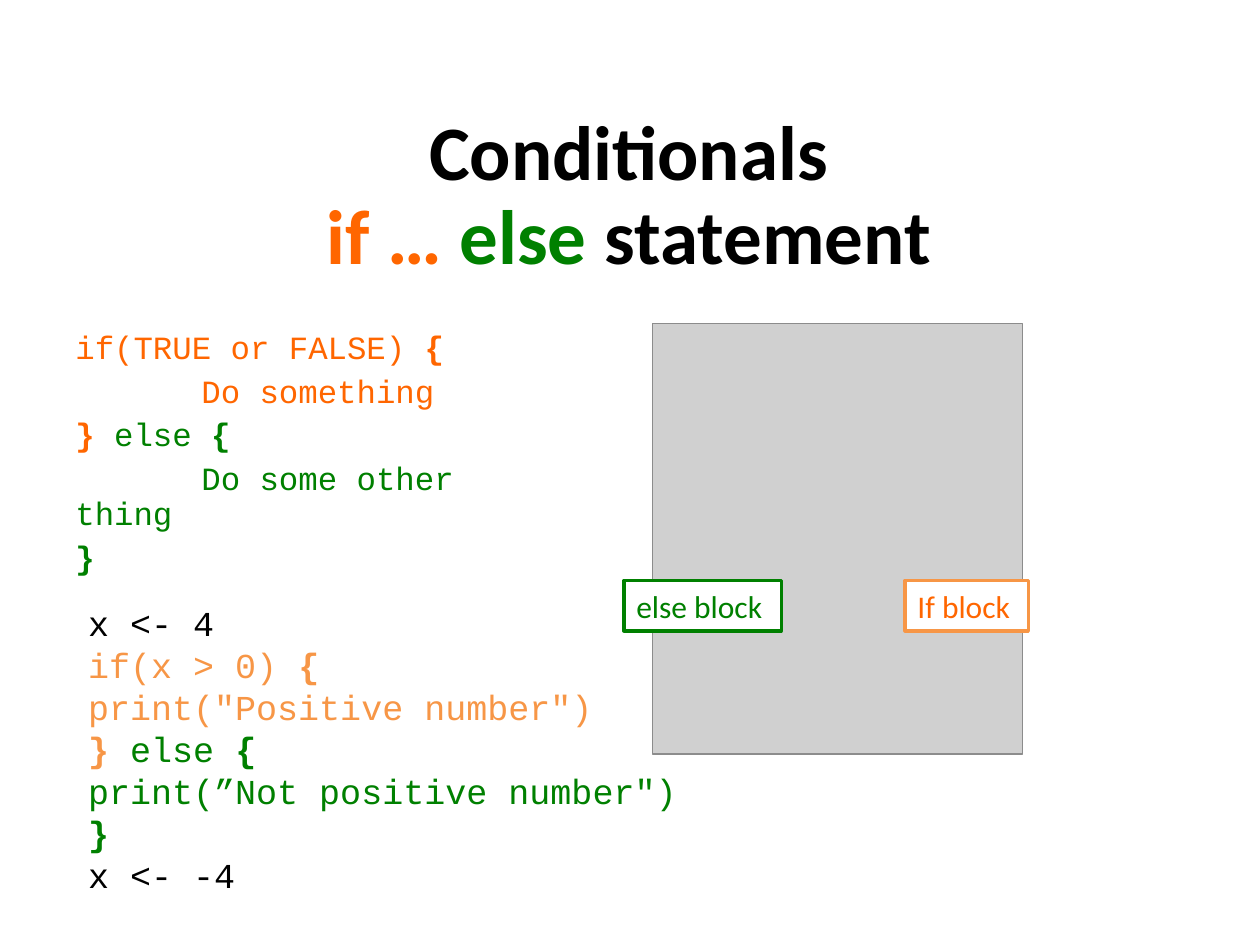
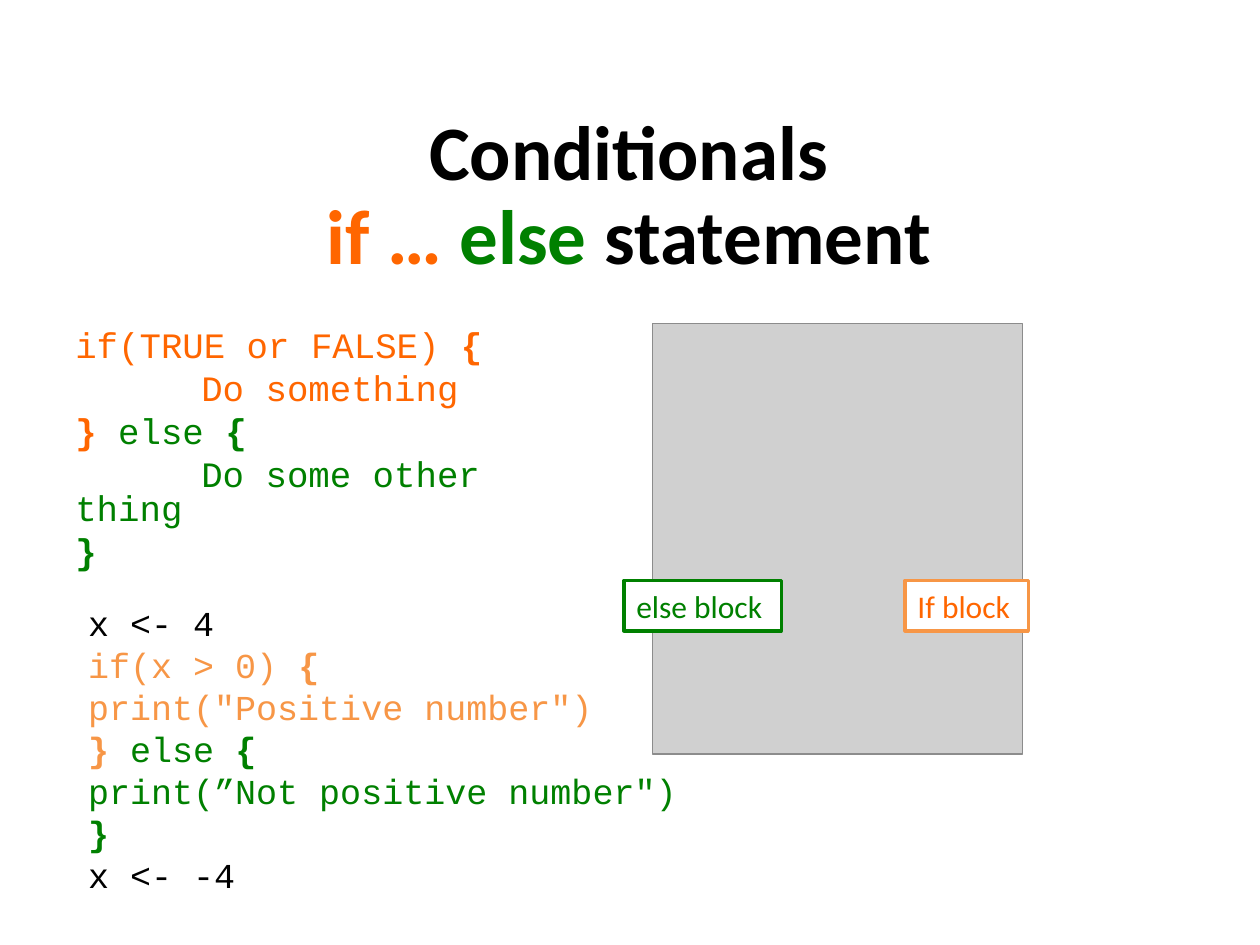
Before and after one commit to sraorao/MSD_R_course_MT2023, a slide deck: slide 6 of powerpoint/Session2.pptx (slide 5 before the commit). Drawn at 1260x945 pixels with LibreOffice and Linux fonts; fonts in the diff are those of the drawing; grey boxes stand for pictures. Boxes give left, top, right and bottom in pixels: in the first picture for what was removed or moved away, otherwise in the second. Text is boxed around its words. In the diff, an @@ line names an element or a change of style, - is before the commit and + after.

```diff
--- a/powerpoint/Session2.pptx
+++ b/powerpoint/Session2.pptx
@@ text "if(TRUE or FALSE) {" at bbox=[75, 333, 480, 529]: size 18.5 to 20.4 pt; line spacing 0.9 to 0.8 @@
```
Also in this commit, not shown: 1 other slide changed, 1 slide added.
